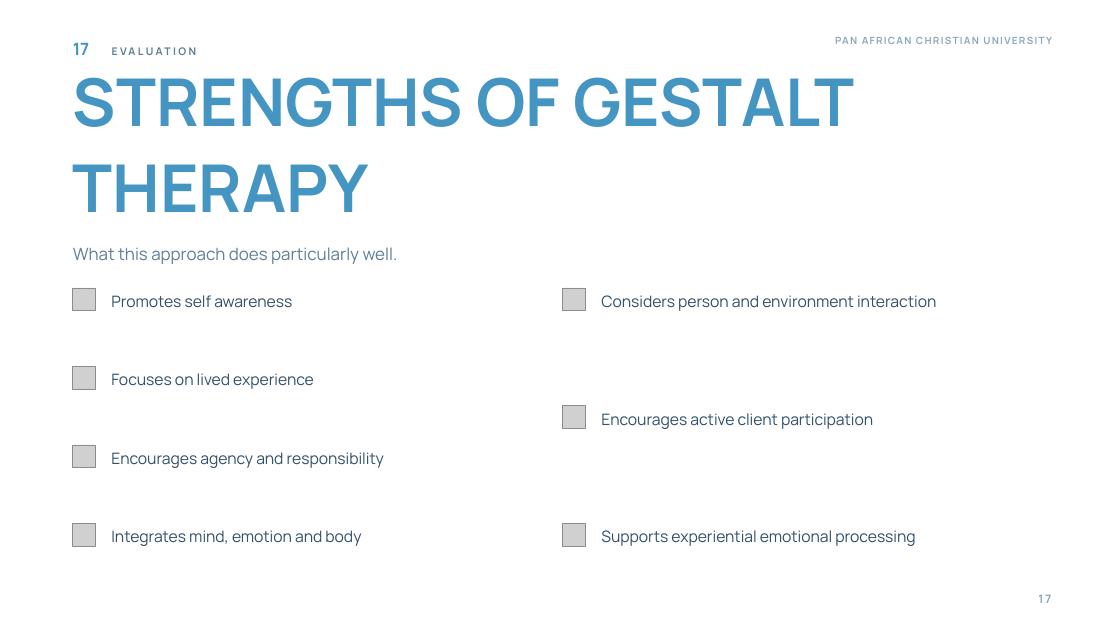
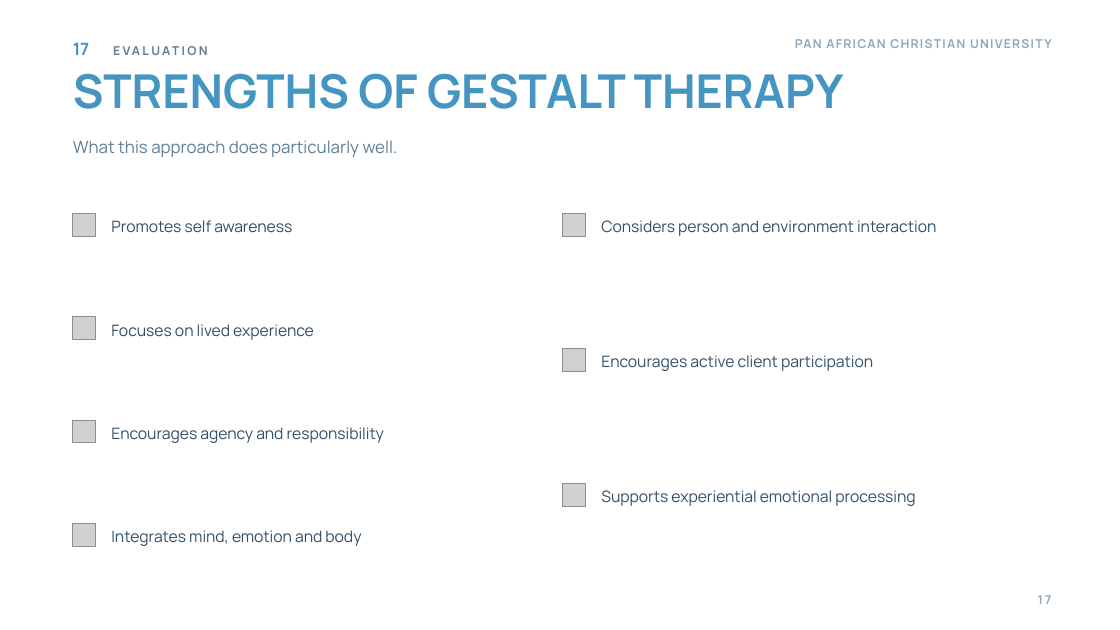
Before and after one commit to wambetebenjamin/Business-e-books, a slide deck: slide 17 of presentations/gestalt-theory-counselling/Gestalt Theory and Its Application to Counselling.pptx. Drawn at 1120x630 pixels with LibreOffice and Linux fonts; fonts in the diff are those of the drawing; grey boxes stand for pictures; background and template pictures are left out. Boxes give left, top, right and bottom in pixels: in the first picture for what was removed or moved away, otherwise in the second. Text is boxed around its words. In the diff, an @@ line names an element or a change of style, - is before the commit and + after.

```diff
--- a/presentations/gestalt-theory-counselling/Gestalt Theory and Its Application to Counselling.pptx
+++ b/presentations/gestalt-theory-counselling/Gestalt Theory and Its Application to Counselling.pptx
@@ text "17 EVALUATION" at (73,43,89,55): size 9 to 10.5 pt in "EVALUATION" @@
@@ text "STRENGTHS OF GESTALT THERAPY" at (73,73,844,109): size 56.5 to 40 pt; line spacing 74pt to 56.8pt @@
@@ text "PAN AFRICAN CHRISTIAN UNIVERSITY" at (795,39,822,48): size 8.5 to 10.5 pt; line spacing 13.8pt to 17.3pt @@
@@ text "What this approach does particularly ...": place and size @@
-text "What this approach does particularly ..." at (73,247,398,264)
+text "What this approach does particularly ..." at (73,140,398,157)
@@ 2 pictures, 2 texts: place and size @@
-2 pictures, 2 texts at (73,288,936,311)
+2 pictures, 2 texts at (73,213,936,236)
@@ picture: place and size @@
-picture at (73,366,96,389)
+picture at (73,317,96,339)
@@ text "Focuses on lived experience": place and size @@
-text "Focuses on lived experience" at (111,373,314,389)
+text "Focuses on lived experience" at (111,324,314,340)
@@ picture: place and size @@
-picture at (563,406,586,429)
+picture at (563,349,586,371)
@@ text "Encourages active client participation": place and size @@
-text "Encourages active client participation" at (601,413,873,429)
+text "Encourages active client participation" at (601,355,873,371)
@@ text "Encourages agency and responsibility": place and size @@
-text "Encourages agency and responsibility" at (111,452,384,468)
+text "Encourages agency and responsibility" at (111,427,384,443)
@@ picture: place and size @@
-picture at (73,445,96,468)
+picture at (73,420,96,443)
@@ picture: place and size @@
-picture at (563,523,586,546)
+picture at (563,484,586,507)
@@ text "Supports experiential emotional processing": place and size @@
-text "Supports experiential emotional processing" at (601,530,915,546)
+text "Supports experiential emotional processing" at (601,490,915,506)
```
Also in this commit, not shown: 21 other slides changed, 26 other files.
